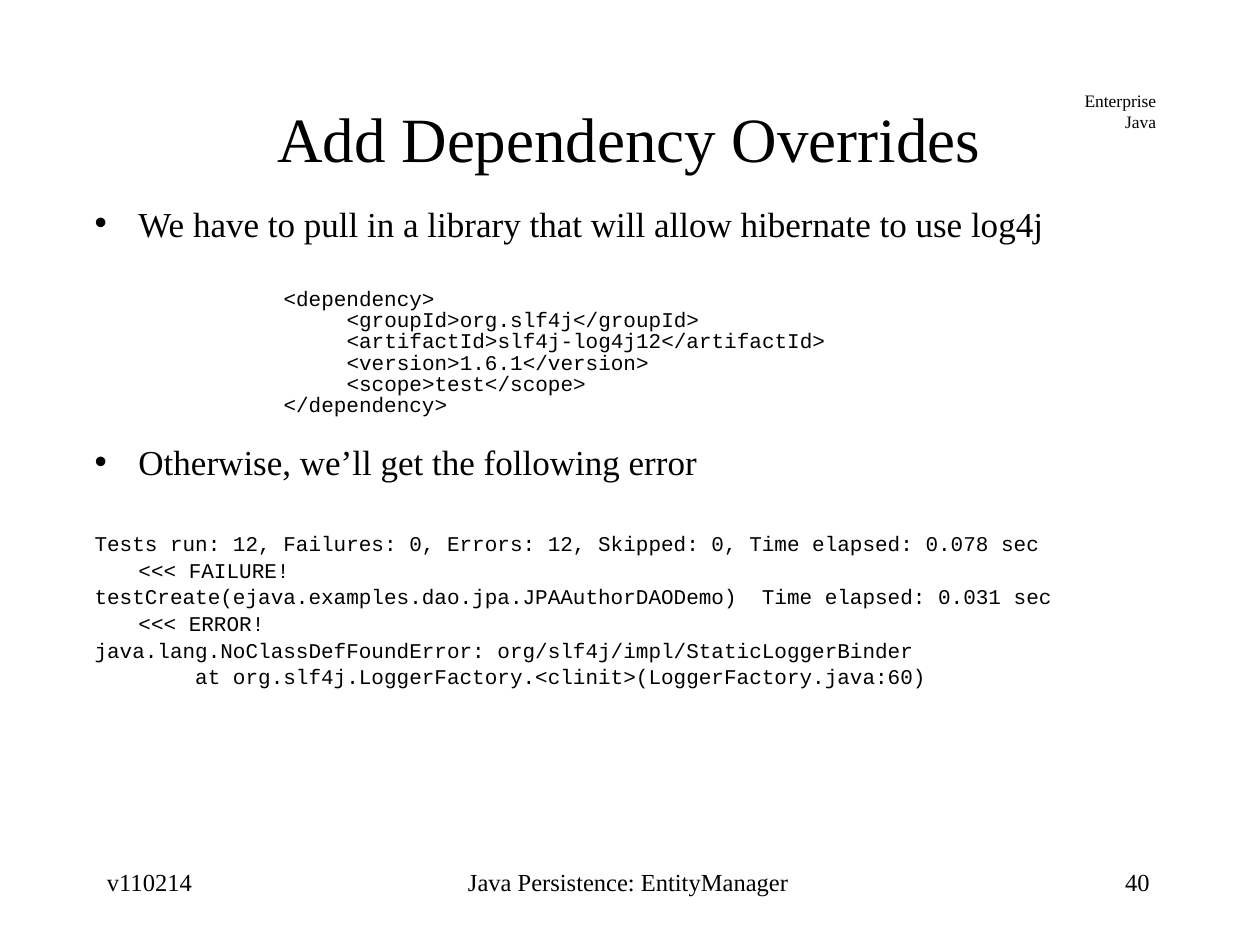
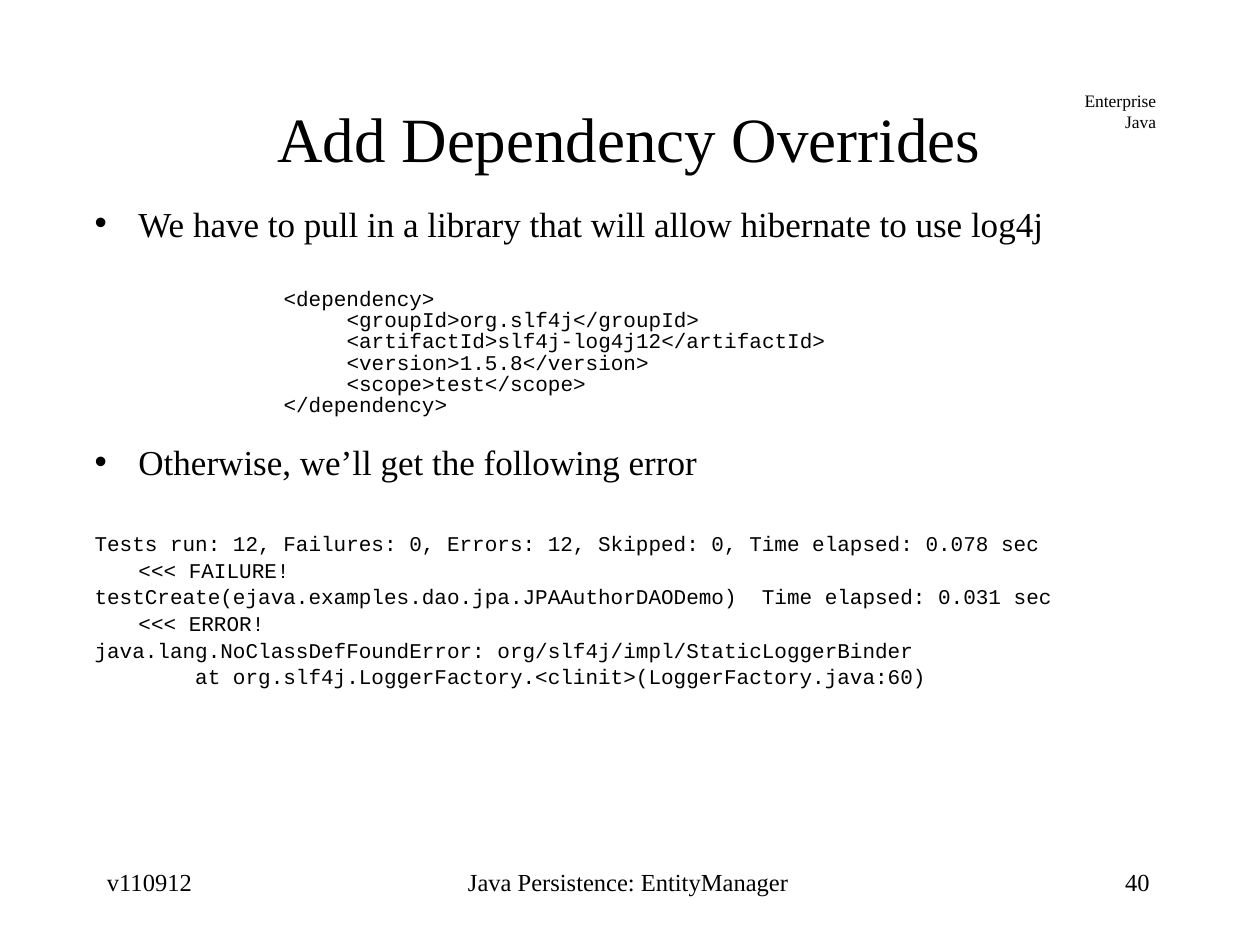
Before and after one commit to jcstaff/ejava-javaee, a slide deck: slide 40 of jpaDAO/src/site/resources/lectures/entityMgr.ppt. Drawn at 1260x945 pixels with LibreOffice and Linux fonts; fonts in the diff are those of the drawing. Boxes give left, top, right and bottom in pixels: in the first picture for what was removed or moved away, otherwise in the second. Text is boxed around its words. In the diff, an @@ line names an element or a change of style, - is before the commit and + after.

```diff
--- a/jpaDAO/src/site/resources/lectures/entityMgr.ppt
+++ b/jpaDAO/src/site/resources/lectures/entityMgr.ppt
@@ text at [346,355,648,377]: text changed @@
-        <version>1.6.1</version>
+        <version>1.5.8</version>
@@ text at [107,874,192,892]: text changed @@
-v110214
+v110912
```
Also in this commit, not shown: 52 other slides changed, 2 slides added, 1 slide removed.
